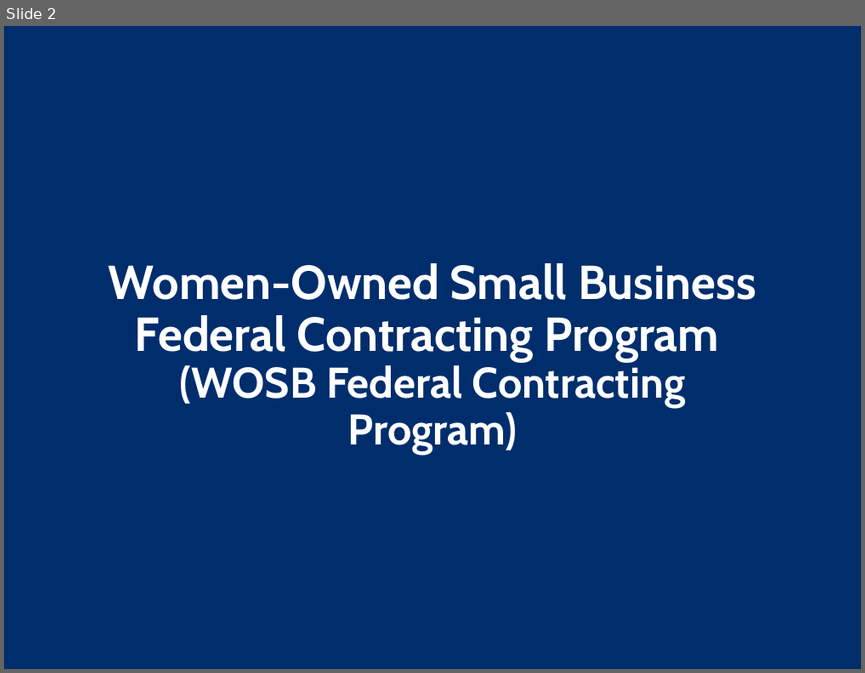
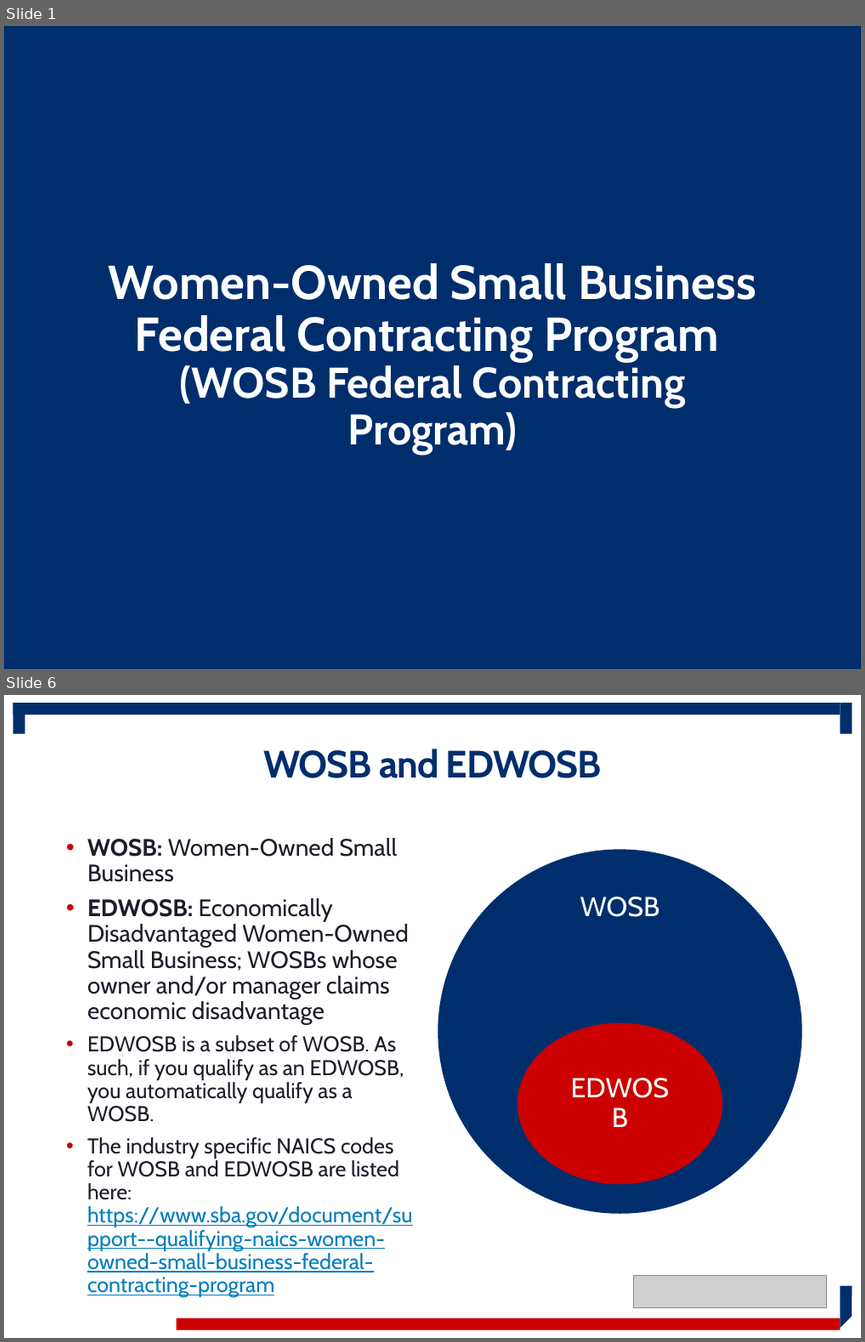
Before and after one commit to USSBA/brand, a slide deck: assets/sba/resource-partners/WOSB-ProgramOverview.pptx. Shown one above the other, each under a label of ours: slide 2 before the commit, slides 1 and 6 after it; the slides between them are not shown. The pictures are 865x673 and 865x1342 pixels, drawn with LibreOffice and Linux fonts; fonts in the diff are those of the drawing; grey boxes stand for pictures; background and template pictures are left out. Boxes give left, top, right and bottom in pixels: in the first picture for what was removed or moved away, otherwise in the second. Text is boxed around its words. In the diff, an @@ line names an element or a change of style, - is before the commit and + after.

```diff
--- a/assets/sba/resource-partners/WOSB-ProgramOverview.pptx
+++ b/assets/sba/resource-partners/WOSB-ProgramOverview.pptx
@@ slide 6 added at bbox=[4, 695, 861, 1338], background #FFFFFF @@
@@ rectangle added at bbox=[13, 703, 840, 715], fill #002E6D @@
@@ rectangle added at bbox=[13, 703, 25, 733], fill #002E6D @@
@@ rectangle added at bbox=[840, 703, 852, 733], fill #002E6D @@
@@ title added at bbox=[263, 749, 602, 778], 32 pt, text #002E6D, bold @@
+WOSB and EDWOSB
@@ text added at bbox=[87, 838, 412, 1272], 18 pt, text #1B1E29 @@
+• WOSB: Women-Owned Small Business
+• EDWOSB: Economically Disadvantaged Women-Owned Small Business; WOSBs whose owner and/or manager claims economic disadvantage
+• EDWOSB is a subset of WOSB. As such, if you qualify as an EDWOSB, you automatically qualify as a WOSB.
+• The industry specific NAICS codes for WOSB and EDWOSB are listed here: https://www.sba.gov/document/support--qualifying-naics-women-owned-small-business-federal-contracting-program
@@ freeform shape added at bbox=[438, 849, 801, 1213], fill #002E6D, 23 pt, text #FFFFFF @@
+WOSB
@@ freeform shape added at bbox=[517, 1023, 722, 1185], fill #CC0000, 23 pt, text #FFFFFF @@
+EDWOSB
@@ picture added at bbox=[634, 1275, 827, 1307] @@
@@ freeform shape added at bbox=[840, 1286, 852, 1327], fill #002E6D @@
@@ rectangle added at bbox=[176, 1317, 840, 1329], fill #CC0000 @@
@@ what was slide 2 is now slide 1 @@
```
Also in this commit, not shown: 14 slides changed, 20 other slides added, 7 slides removed, 1 other file.
